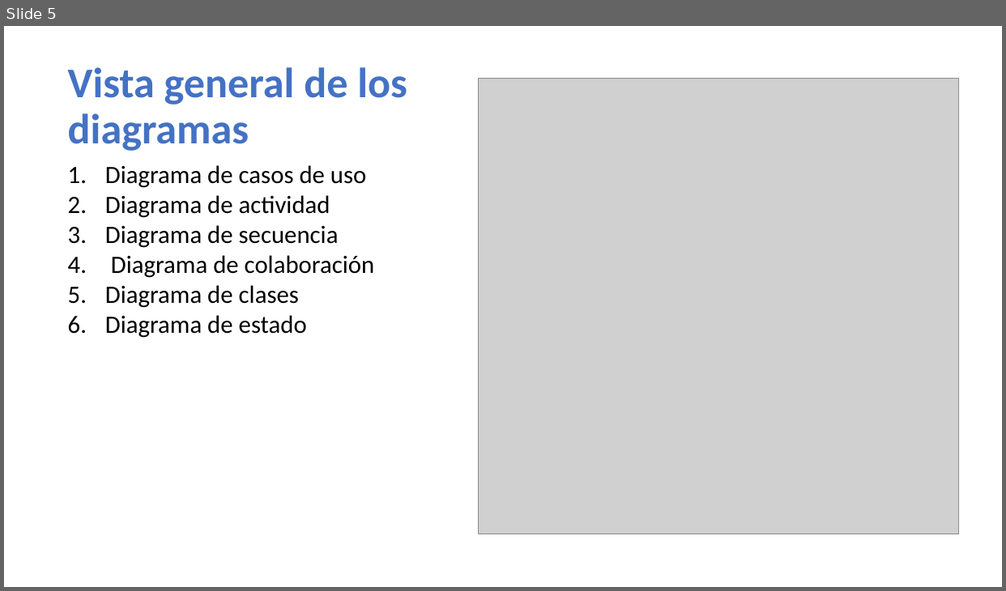
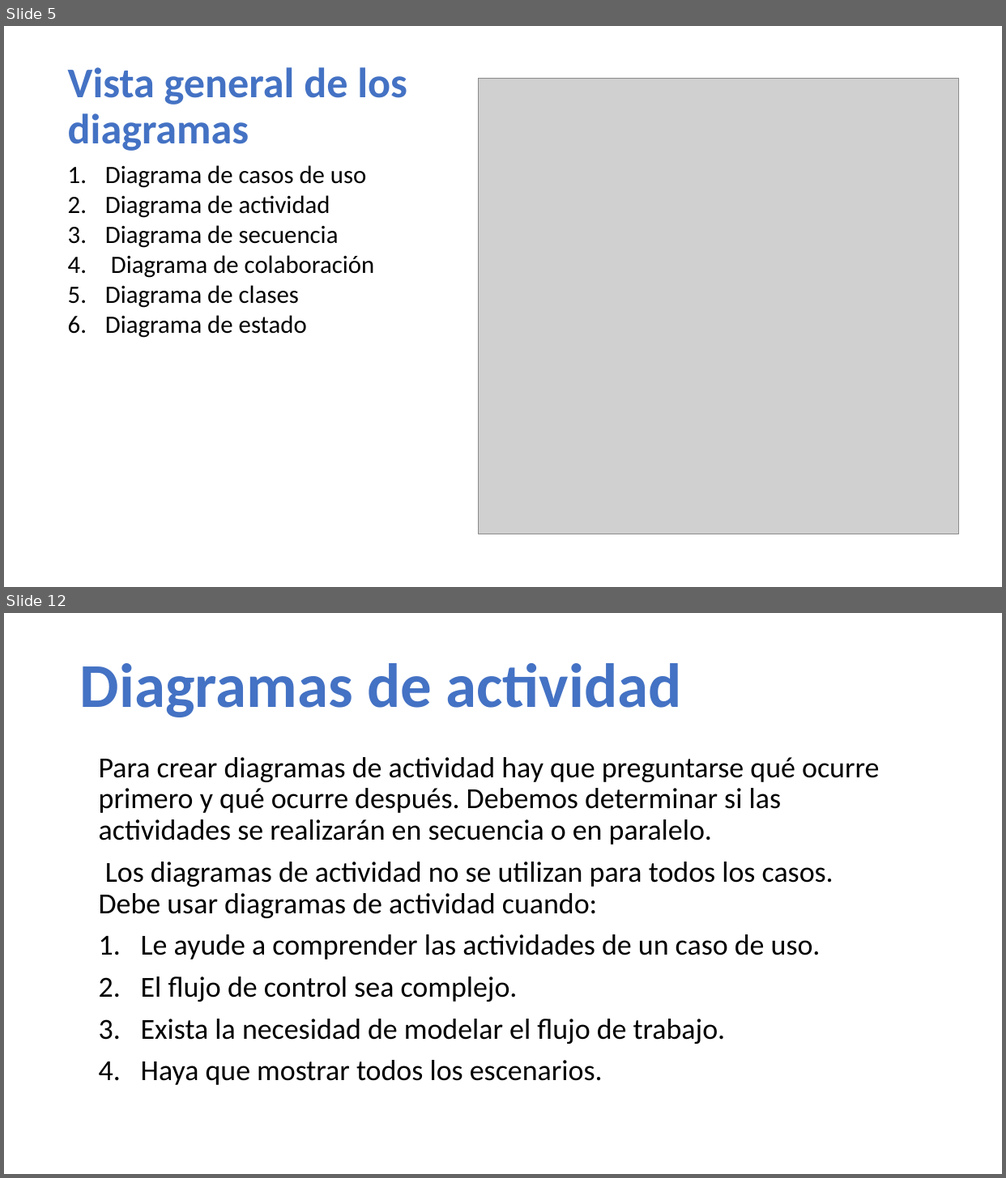
Before and after one commit to AllanNLopez/UMH-IIN024-2019, a slide deck: Unidad II/diagramas uml.pptx. Shown one above the other, each under a label of ours: slide 5 before the commit, slides 5 and 12 after it; the slides between them are not shown. The pictures are 1006x591 and 1006x1178 pixels, drawn with LibreOffice and Linux fonts; fonts in the diff are those of the drawing; grey boxes stand for pictures. Boxes give left, top, right and bottom in pixels: in the first picture for what was removed or moved away, otherwise in the second. Text is boxed around its words. In the diff, an @@ line names an element or a change of style, - is before the commit and + after.

```diff
--- a/Unidad II/diagramas uml.pptx
+++ b/Unidad II/diagramas uml.pptx
@@ slide 12 added at (4,613,1002,1174), background #FFFFFF @@
@@ title added at (80,663,682,717), 60 pt, text #4472C4, bold @@
+Diagramas de actividad
@@ text added at (99,757,879,1085), 28 pt, text #000000 @@
+Para crear diagramas de actividad hay que preguntarse qué ocurre primero y qué ocurre después. Debemos determinar si las actividades se realizarán en secuencia o en paralelo.
+Los diagramas de actividad no se utilizan para todos los casos. Debe usar diagramas de actividad cuando:
+1. Le ayude a comprender las actividades de un caso de uso.
+2. El flujo de control sea complejo.
+3. Exista la necesidad de modelar el flujo de trabajo.
+4. Haya que mostrar todos los escenarios.
```
Also in this commit, not shown: 2 slides changed, 5 other slides added.
